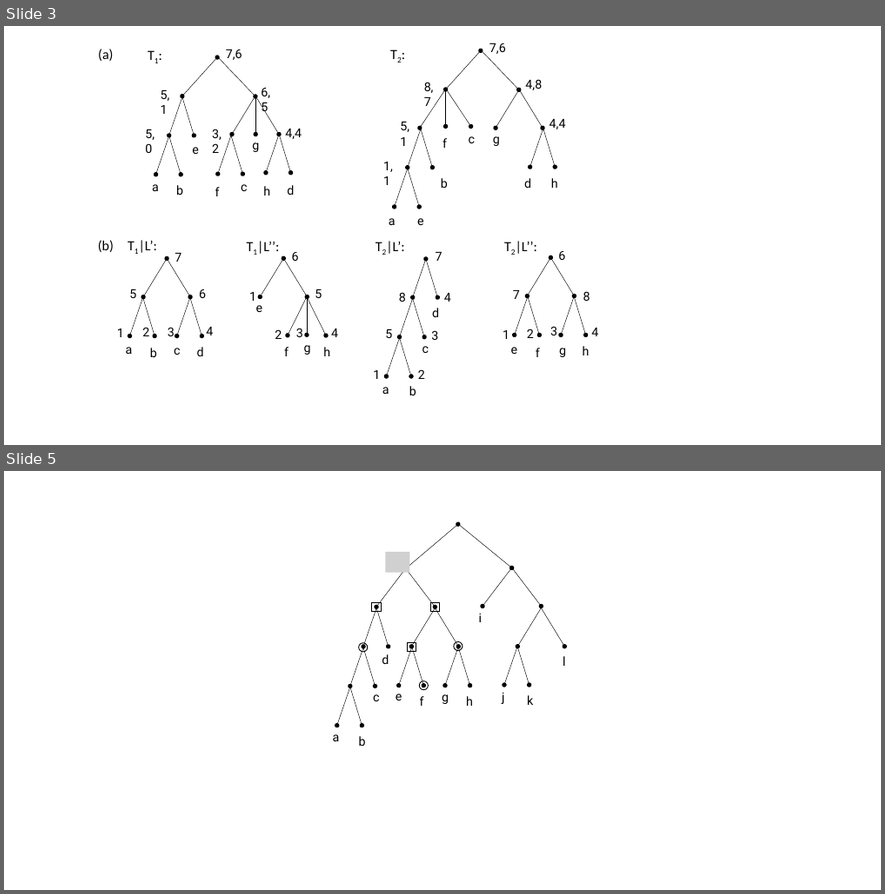
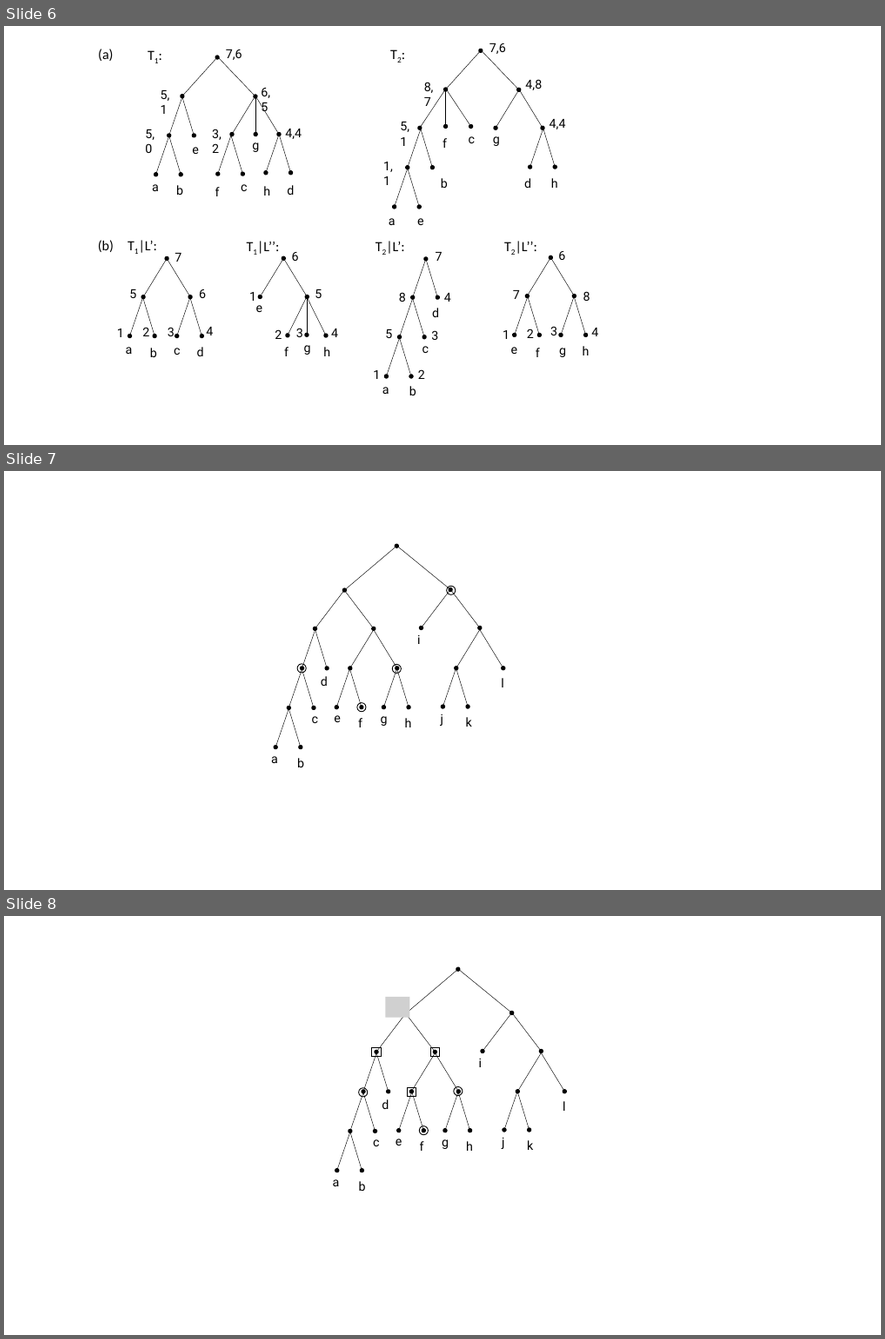
Before and after one commit to varung97/fyp, a slide deck: interim_report/images/graphs.pptx. Shown one above the other, each under a label of ours: slides 3 and 5 before the commit, slides 6, 7 and 8 after it; the slides between them are not shown. The pictures are 885x894 and 885x1339 pixels, drawn with LibreOffice and Linux fonts; fonts in the diff are those of the drawing; grey boxes stand for pictures. Boxes give left, top, right and bottom in pixels: in the first picture for what was removed or moved away, otherwise in the second. Text is boxed around its words. In the diff, an @@ line names an element or a change of style, - is before the commit and + after.

```diff
--- a/interim_report/images/graphs.pptx
+++ b/interim_report/images/graphs.pptx
@@ slide 7 added at bbox=[4, 471, 881, 890], background #FFFFFF @@
@@ ellipse added at bbox=[446, 586, 456, 595], outline #000000 1 pt @@
@@ group added at bbox=[271, 546, 503, 768]: 21 arrows, 12 texts, 3 ellipses, 1 double arrow @@
+a
+b
+c
+d
+e
+f
+g
+h
+i
+l
+k
+j
@@ what was slide 3 is now slide 6 @@
@@ what was slide 5 is now slide 8 @@
```
Also in this commit, not shown: 1 slide changed, 1 other slide added, 5 other files.
